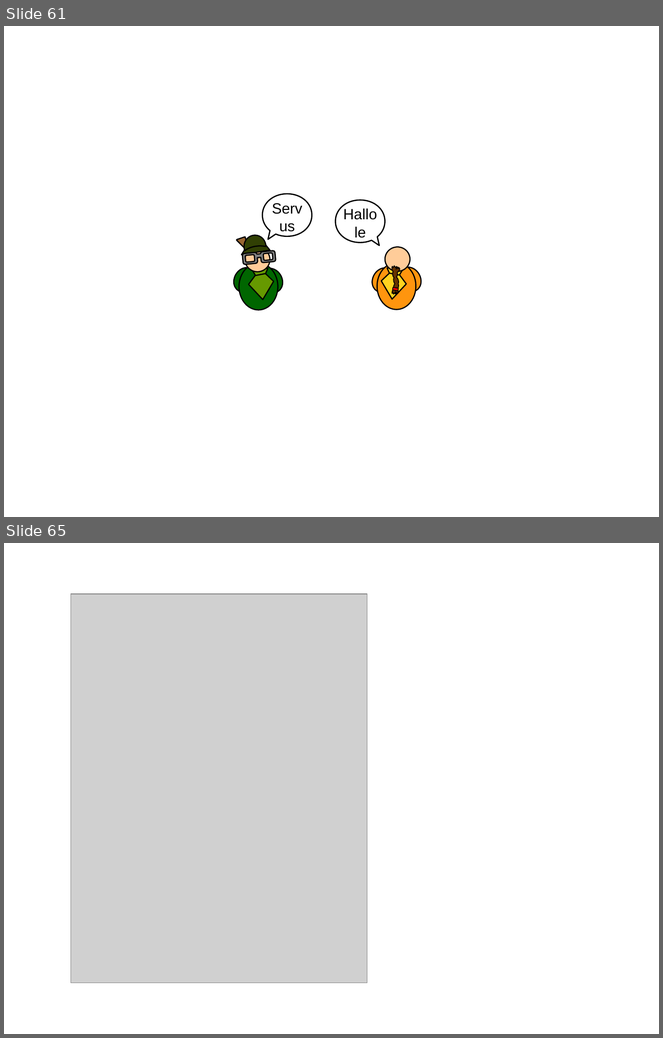
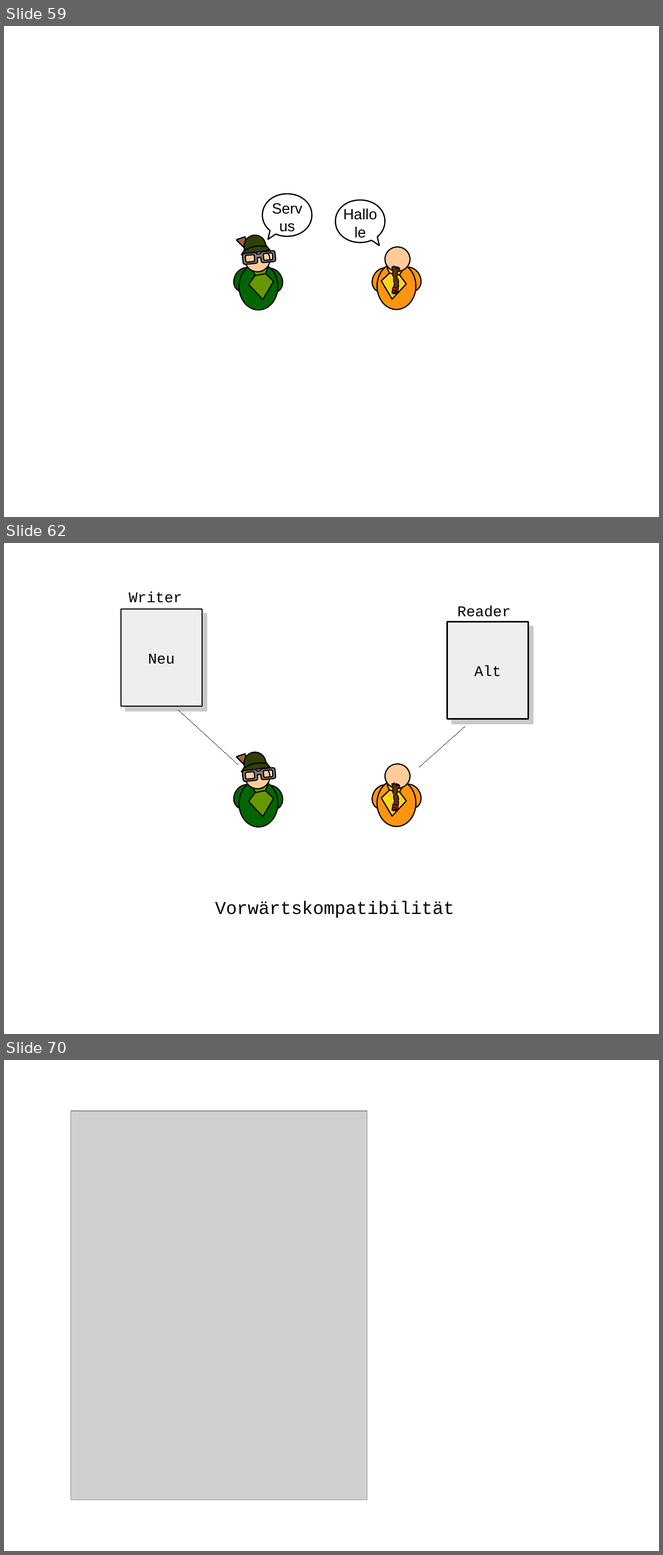
Before and after one commit to xdoo/schema_evolution_demo, a slide deck: Folien.odp. Shown one above the other, each under a label of ours: slides 61 and 65 before the commit, slides 59, 62 and 70 after it; the slides between them are not shown. The pictures are 663x1038 and 663x1555 pixels, drawn with LibreOffice and Linux fonts; fonts in the diff are those of the drawing; grey boxes stand for pictures. Boxes give left, top, right and bottom in pixels: in the first picture for what was removed or moved away, otherwise in the second. Text is boxed around its words. In the diff, an @@ line names an element or a change of style, - is before the commit and + after.

```diff
--- a/Folien.odp
+++ b/Folien.odp
@@ slide 62 added at (4,543,659,1034), background #FFFFFF @@
@@ text added at (129,592,182,603), 18 pt, text #000000 @@
+Writer
@@ rectangle added at (121,609,202,706), fill #EEEEEE, outline #000000 1.5 pt, 18 pt, text #000000 @@
+Neu
@@ text added at (457,606,511,617), 18 pt, text #000000 @@
+Reader
@@ rectangle added at (448,622,528,720), fill #EEEEEE, outline #000000 1.5 pt, 18 pt, text #000000 @@
+Alt
@@ line added from (179, 710) to (238, 765), #000000 0 pt @@
@@ line added from (419, 768) to (465, 727), #000000 0 pt @@
@@ group added at (230,752,288,827): 7 freeform shapes, 4 ellipses @@
@@ group added at (369,764,426,827): 4 freeform shapes, 4 ellipses, 1 rectangle @@
@@ text added at (215,901,454,918), 22 pt, text #000000 @@
+Vorwärtskompatibilität
@@ what was slide 61 is now slide 59 @@
@@ what was slide 65 is now slide 70 @@
```
Also in this commit, not shown: 10 slides changed, 8 other slides added, 4 slides removed, 2 other files.
